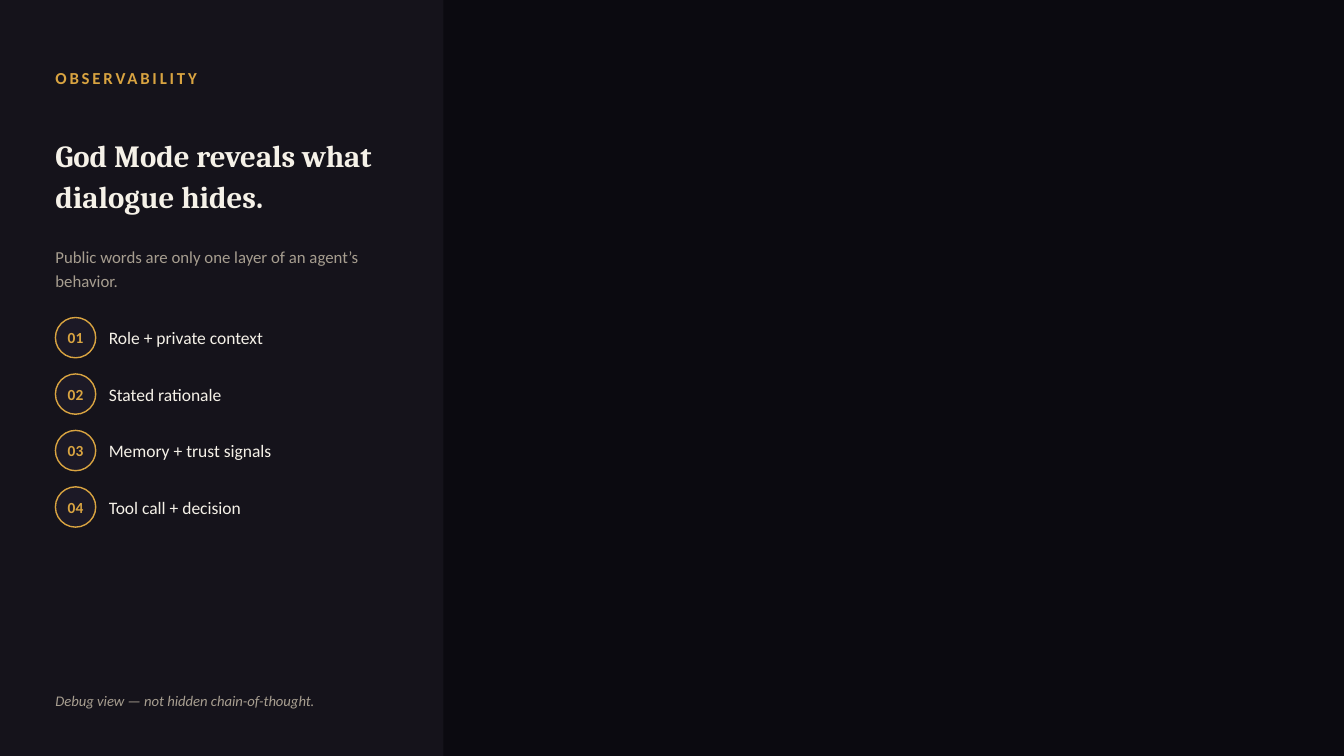
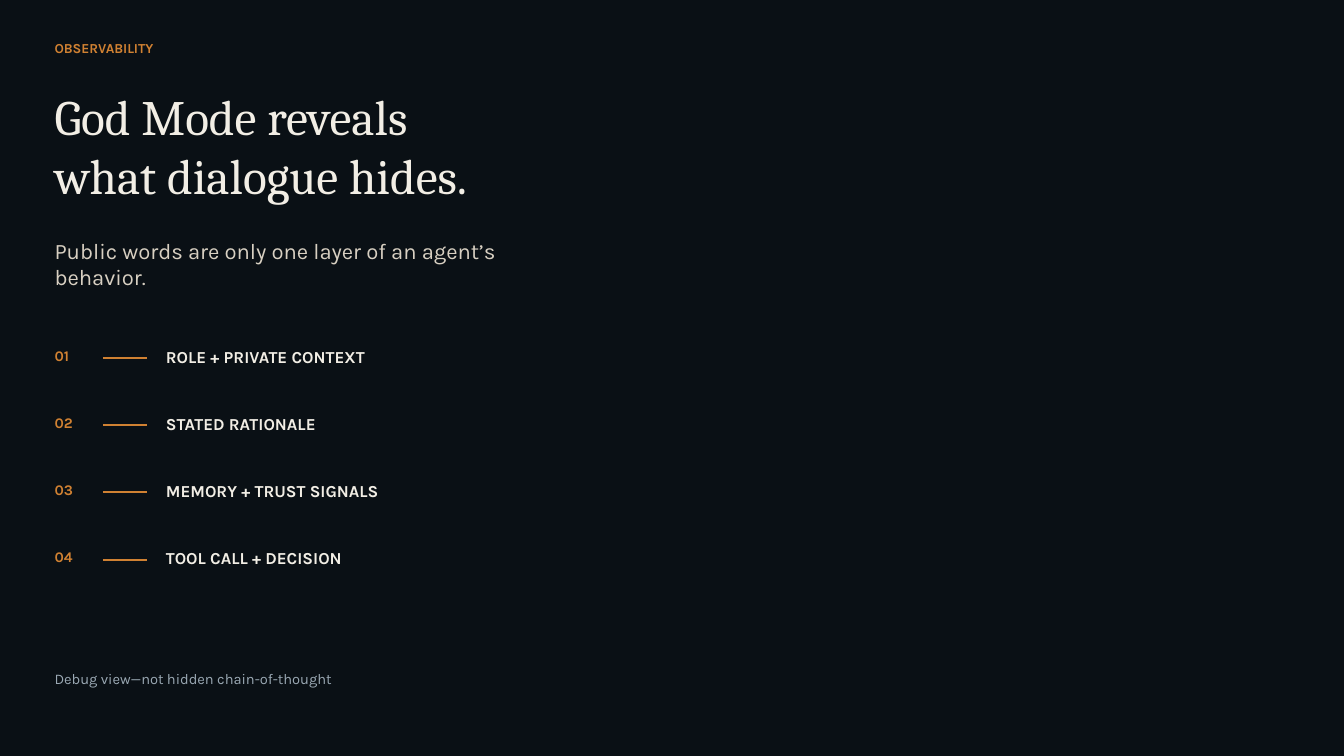
Before and after one commit to mk-tdev/village-of-shadows, a slide deck: slide 8 of submission/goai-2026/village-of-shadows-goai-proposal-deck.pptx. Drawn at 1344x756 pixels with LibreOffice and Linux fonts; fonts in the diff are those of the drawing; background and template pictures are left out. Boxes give left, top, right and bottom in pixels: in the first picture for what was removed or moved away, otherwise in the second. Text is boxed around its words. In the diff, an @@ line names an element or a change of style, - is before the commit and + after.

```diff
--- a/submission/goai-2026/village-of-shadows-goai-proposal-deck.pptx
+++ b/submission/goai-2026/village-of-shadows-goai-proposal-deck.pptx
@@ rectangle removed at bbox=[0, 0, 444, 756] @@
@@ text "OBSERVABILITY": place and size @@
-text "OBSERVABILITY" at bbox=[55, 60, 408, 96]
+text "OBSERVABILITY" at bbox=[55, 44, 154, 53]
@@ text "OBSERVABILITY" at bbox=[55, 44, 154, 53]: size 12 to 9.8 pt, font Calibri to Karla, text colour #D9A441 to #D08132, letter spacing 2 to 0 pt; vertical alignment middle to top @@
@@ vertical alignment middle to top in 6 elements at bbox=[166, 352, 365, 364], bbox=[55, 674, 331, 688], bbox=[166, 419, 316, 431], bbox=[166, 486, 379, 498], bbox=[166, 553, 341, 565], bbox=[55, 100, 467, 205] @@
@@ text at bbox=[55, 100, 467, 205]: text changed; size 22 to 35.2 pt; text colour #F5F1E8 to #F2EEE5; bold off @@
-God Mode reveals what dialogue hides.
+God Mode reveals
+what dialogue hides.
@@ text "Public words are only one ..." at bbox=[55, 244, 496, 286]: size 12 to 15.8 pt, font Calibri to Karla, text colour #A79E90 to #D8D0C2; line spacing 1.2 to 1; vertical alignment middle to top @@
@@ ellipse removed at bbox=[55, 318, 96, 358] @@
@@ text "01": place and size @@
-text "01" at bbox=[68, 333, 84, 343]
+text "01" at bbox=[55, 351, 69, 361]
@@ line added from (103, 358) to (147, 358), #D08132 1.5 pt @@
@@ text at bbox=[166, 352, 365, 364]: text changed; size 12.5 to 12 pt; font Calibri to Karla; text colour #F5F1E8 to #F2EEE5; bold on @@
-Role + private context
+ROLE + PRIVATE CONTEXT
@@ ellipse removed at bbox=[55, 374, 96, 414] @@
@@ text "02": place and size @@
-text "02" at bbox=[68, 390, 84, 400]
+text "02" at bbox=[55, 418, 73, 428]
@@ text at bbox=[166, 419, 316, 431]: text changed; size 12.5 to 12 pt; font Calibri to Karla; text colour #F5F1E8 to #F2EEE5; bold on @@
-Stated rationale
+STATED RATIONALE
@@ ellipse removed at bbox=[55, 431, 96, 471] @@
@@ line added from (103, 425) to (147, 425), #D08132 1.5 pt @@
@@ text "03": place and size @@
-text "03" at bbox=[68, 446, 84, 456]
+text "03" at bbox=[55, 485, 73, 495]
@@ ellipse removed at bbox=[55, 487, 96, 527] @@
@@ line added from (103, 493) to (147, 493), #D08132 1.5 pt @@
@@ text at bbox=[166, 486, 379, 498]: text changed; size 12.5 to 12 pt; font Calibri to Karla; text colour #F5F1E8 to #F2EEE5; bold on @@
-Memory + trust signals
+MEMORY + TRUST SIGNALS
@@ size 11 to 10.5 pt, font Calibri to Karla, text colour #D9A441 to #D08132; alignment centre to left; vertical alignment middle to top in 4 elements at bbox=[55, 351, 69, 361], bbox=[55, 418, 73, 428], bbox=[55, 485, 73, 495], bbox=[55, 552, 73, 562] @@
@@ text "04": place and size @@
-text "04" at bbox=[68, 503, 84, 513]
+text "04" at bbox=[55, 552, 73, 562]
@@ line added from (103, 560) to (147, 560), #D08132 1.5 pt @@
@@ text at bbox=[166, 553, 341, 565]: text changed; size 12.5 to 12 pt; font Calibri to Karla; text colour #F5F1E8 to #F2EEE5; bold on @@
-Tool call + decision
+TOOL CALL + DECISION
@@ text at bbox=[55, 674, 331, 688]: text changed; font Calibri to Karla; text colour #A79E90 to #9BA9B4; italic off @@
-Debug view — not hidden chain-of-thought.
+Debug view—not hidden chain-of-thought
```
Also in this commit, not shown: 10 other slides changed, 2 slides added, 2 slides removed, 13 other files.
